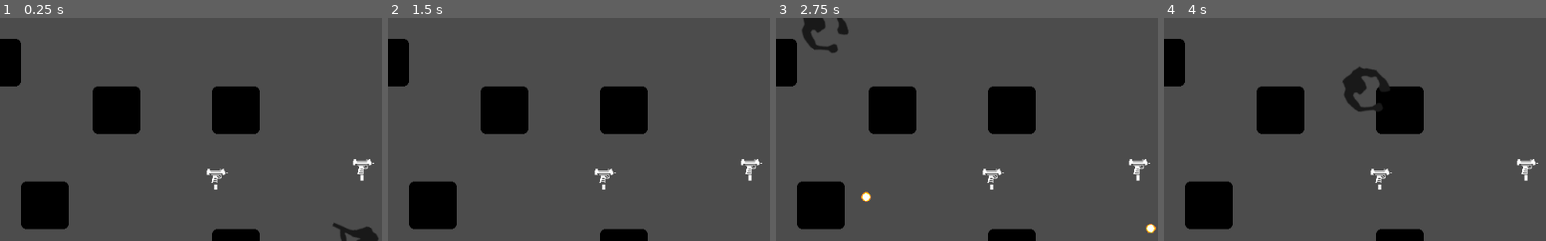
Above: before the commit, frames 1-4 (left to right).
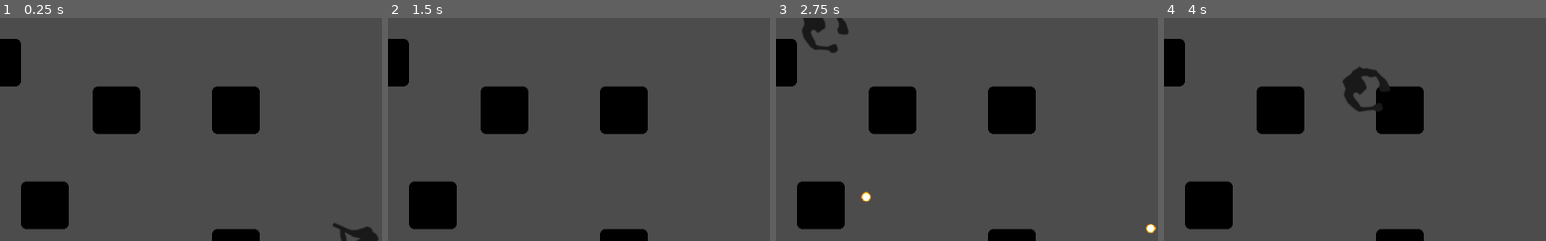
Above: after the commit, the same moments.

Repository: tliss/Godot-Top-Down-Shooter
Game: Godot game, scene res://World.tscn
The game is run twice, just before and just after one commit, with the same random seed, the same clock (stepped at 60 frames per second) and the same inputs. The engine's default icon, where the game draws it, is replaced by a stand-in: a white triangle on a blue panel in a dark square. Sound files missing from this copy of the repository are replaced by a short silence.
Inputs (mouse positions are % of the whole screen's width and height, from its top left):
- Up to frame 1 (0.25 s): no input
- Up to frame 2 (1.5 s): tap Enter at 0.5 s; move the mouse to (72, 45) at 0.52 s; press the mouse at (72, 45) at 0.53 s; hold D (move_right) 0.53-1.28 s; move the mouse to (30, 55) at 1.27 s; release the mouse at (30, 55) at 1.28 s; hold S (move_down) from 1.28 s (still down); click (30, 55) at 1.35 s
- Up to frame 3 (2.75 s): move the mouse to (60, 28) at 2.02 s; release S (move_down) at 2.03 s; press the mouse at (60, 28) at 2.03 s; hold D (move_right) from 2.03 s (still down)
- Up to frame 4 (4 s): move the mouse to (45, 70) at 2.77 s; release D (move_right) at 2.78 s; release the mouse at (45, 70) at 2.78 s; hold W (move_up) 2.78-3.53 s; click (45, 70) at 2.85 s; move the mouse to (80, 65) at 3.52 s; press the mouse at (80, 65) at 3.53 s; hold A (move_left) from 3.53 s (still down)
The pictures show only the part of the screen within x 32-82%, y 17-67%; the shares and areas given below are measured in that part.

The runs differ from the first frame. In frame 1, 0.4% of the frame differs, in the area x 54-98%, y 63-77%; in frame 2, 0.4%; in frame 3, 0.4%; in frame 4, 0.4%.

Commit message:
Gun ammo working correctly

Diff:
--- a/HUD.gd
+++ b/HUD.gd
@@ -1,12 +1,23 @@
 extends CanvasLayer
 
 const WEAPON = preload("WeaponHUDIcon.tscn")
+const UZI_AMMO = 10
+
+var weapons = []
 
 func update_score(new_points):
     $ScoreLabel.text = str(int($ScoreLabel.text) + new_points)
 
 func add_weapon(weapon):
-	if weapon == "uzi":
+	if weapon == "uzi" and !weapons.has("uzi"):
 		var new_weapon = WEAPON.instance()
 		$WeaponBar.add_child(new_weapon)
-		new_weapon.add_ammo(60)
+		new_weapon.add_ammo(UZI_AMMO)
+		weapons.append("uzi")
+	else:
+		$WeaponBar.get_node("WeaponHUDIcon").add_ammo(UZI_AMMO)
+
+func remove_weapon(weapon):
+	if weapon == "uzi" and weapons.has("uzi"):
+		weapons.erase("uzi")
+		$WeaponBar.get_node("WeaponHUDIcon").queue_free()
--- a/Pickup.gd
+++ b/Pickup.gd
@@ -1,11 +1,11 @@
-extends Area2D
+extends Node2D
 
 signal uzi_pickup
 
 func _ready():
-	pass # Replace with function body.
+	pass
 
-func _on_Pickup_body_entered(body):
+func _on_Area2D_body_entered(body):
 	if body.is_in_group("player"):
 		body.upgrade = true
 		emit_signal("uzi_pickup", "uzi")
--- a/Pickup.tscn
+++ b/Pickup.tscn
@@ -6,13 +6,15 @@
 [sub_resource type="RectangleShape2D" id=1]
 extents = Vector2( 258.065, 258.065 )
 
-[node name="Pickup" type="Area2D"]
+[node name="Pickup" type="Node2D"]
 scale = Vector2( 0.062, 0.062 )
 script = ExtResource( 1 )
 
-[node name="Sprite" type="Sprite" parent="."]
+[node name="Area2D" type="Area2D" parent="."]
+
+[node name="CollisionShape2D" type="CollisionShape2D" parent="Area2D"]
+shape = SubResource( 1 )
+
+[node name="Sprite" type="Sprite" parent="Area2D"]
 texture = ExtResource( 2 )
-
-[node name="CollisionShape2D" type="CollisionShape2D" parent="."]
-shape = SubResource( 1 )
-[connection signal="body_entered" from="." to="." method="_on_Pickup_body_entered"]
+[connection signal="body_entered" from="Area2D" to="." method="_on_Area2D_body_entered"]
--- a/Player.gd
+++ b/Player.gd
@@ -50,10 +50,15 @@
 func shoot2():
 	if upgrade:
 		$GunTimer.wait_time = 0.13
+		var gun = get_tree().get_root().get_node("World/HUD/WeaponBar/WeaponHUDIcon")
 		if Input.is_action_pressed("shoot"):
 			if $GunTimer.is_stopped():
 				create_bullet()
 				$GunTimer.start()
+				gun.sub_ammo(1)
+				if gun.get_ammo() == 0:
+					upgrade = false
+					get_tree().get_root().get_node("World/HUD").remove_weapon("uzi")
 	else:
 		$GunTimer.wait_time = 0.25
 		if Input.is_action_just_pressed("shoot"):
--- a/WeaponHUDIcon.gd
+++ b/WeaponHUDIcon.gd
@@ -1,5 +1,14 @@
 extends Control
 
+var AmmoCount = 0
+
 func add_ammo(count):
-	var current_ammo = int($AmmoCount/AmmoText.text)
-	$AmmoCount/AmmoText.text = str(current_ammo + count)
+	AmmoCount = AmmoCount + count
+	$AmmoCount/AmmoText.text = str(AmmoCount)
+
+func sub_ammo(count):
+	AmmoCount = AmmoCount - count
+	$AmmoCount/AmmoText.text = str(AmmoCount)
+
+func get_ammo():
+	return AmmoCount
--- a/WeaponHUDIcon.tscn
+++ b/WeaponHUDIcon.tscn
@@ -25,7 +25,6 @@
 
 [node name="AmmoCountPos" type="Position2D" parent="AmmoCount"]
 position = Vector2( 36, 36 )
-scale = Vector2( 1, 1 )
 
 [node name="AmmoText" type="Label" parent="AmmoCount"]
 margin_left = 16.0
--- a/World.gd
+++ b/World.gd
@@ -2,10 +2,10 @@
 
 export (PackedScene) var Mob
 var score
+const PICKUP = preload("Pickup.tscn")
 
 func _ready():
 	randomize()
-	$Pickup.connect("uzi_pickup", $HUD, "add_weapon")
 
 func _on_MobTimer_timeout():
 	$MobPath/MobSpawnLocation.set_offset(randi())
@@ -15,7 +15,13 @@
 	mob.position = $MobPath/MobSpawnLocation.position
 
 	var direction = $MobPath/MobSpawnLocation.rotation + PI / 2
-#	direction += rand_range(-PI / 4, PI / 4)
 	mob.rotation = direction
 
 	mob.connect("add_score", $HUD, "update_score")
+	pass
+
+func _on_PickupTimer_timeout():
+	var pickup = PICKUP.instance()
+	add_child(pickup)
+	pickup.position = (Vector2(800, 300))
+	pickup.connect("uzi_pickup", $HUD, "add_weapon")
--- a/World.tscn
+++ b/World.tscn
@@ -1,11 +1,10 @@
-[gd_scene load_steps=8 format=2]
+[gd_scene load_steps=7 format=2]
 
 [ext_resource path="res://World.gd" type="Script" id=1]
 [ext_resource path="res://Zombie.tscn" type="PackedScene" id=2]
 [ext_resource path="res://Player.tscn" type="PackedScene" id=3]
 [ext_resource path="res://Obstacle.tscn" type="PackedScene" id=4]
-[ext_resource path="res://Pickup.tscn" type="PackedScene" id=5]
-[ext_resource path="res://HUD.tscn" type="PackedScene" id=6]
+[ext_resource path="res://HUD.tscn" type="PackedScene" id=5]
 
 [sub_resource type="Curve2D" id=1]
 _data = {
@@ -45,11 +44,10 @@
 [node name="MobTimer" type="Timer" parent="."]
 autostart = true
 
-[node name="Pickup" parent="." instance=ExtResource( 5 )]
-position = Vector2( 811.992, 304.128 )
+[node name="HUD" parent="." instance=ExtResource( 5 )]
 
-[node name="HUD" parent="." instance=ExtResource( 6 )]
-
-[node name="Pickup2" parent="." instance=ExtResource( 5 )]
-position = Vector2( 616, 317 )
+[node name="PickupTimer" type="Timer" parent="."]
+wait_time = 8.0
+autostart = true
 [connection signal="timeout" from="MobTimer" to="." method="_on_MobTimer_timeout"]
+[connection signal="timeout" from="PickupTimer" to="." method="_on_PickupTimer_timeout"]
